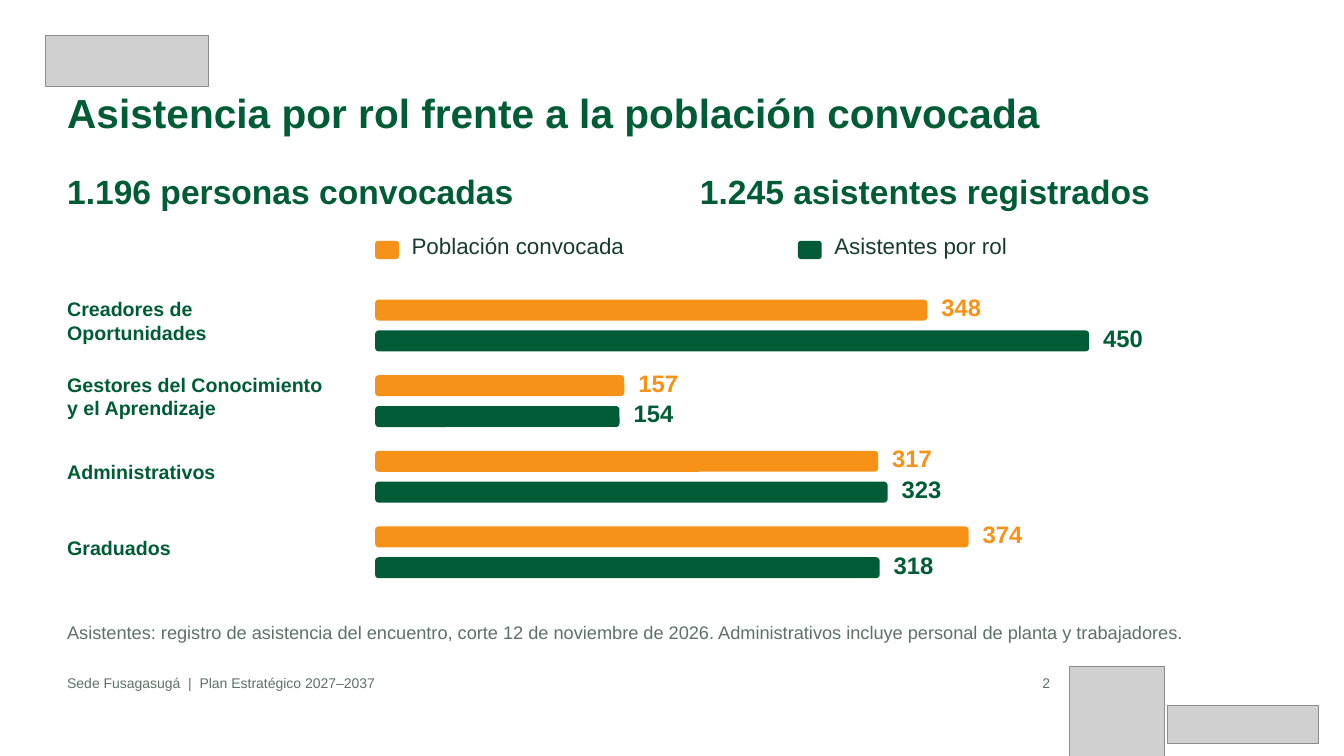
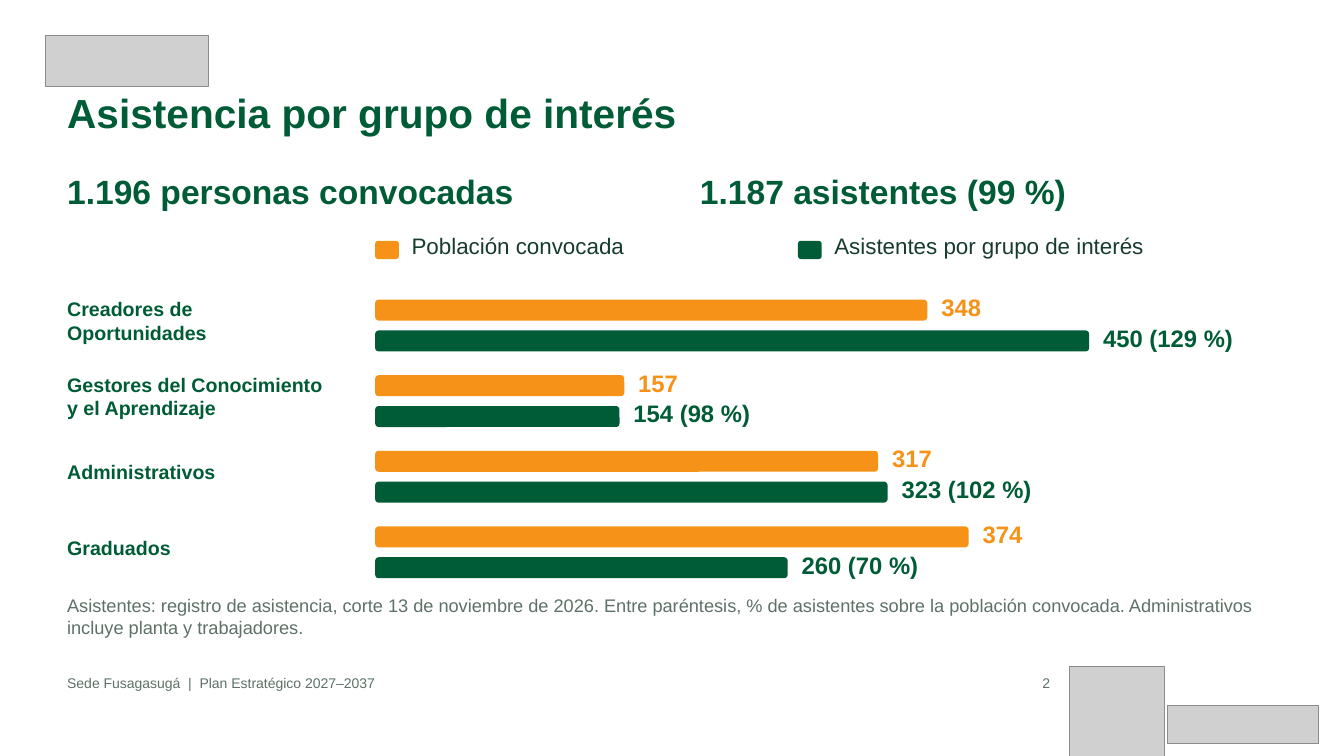
Before and after one commit to Nicolaserd/Planeacion_estrategica_transformaciones_temas, a slide deck: slide 2 of flujo_bert_jev/informe/presentacionresumida/Presentacion_Sede_Fusagasuga_Resumen.pptx. Drawn at 1344x756 pixels with LibreOffice and Linux fonts; fonts in the diff are those of the drawing; grey boxes stand for pictures; background and template pictures are left out. Boxes give left, top, right and bottom in pixels: in the first picture for what was removed or moved away, otherwise in the second. Text is boxed around its words. In the diff, an @@ line names an element or a change of style, - is before the commit and + after.

```diff
--- a/flujo_bert_jev/informe/presentacionresumida/Presentacion_Sede_Fusagasuga_Resumen.pptx
+++ b/flujo_bert_jev/informe/presentacionresumida/Presentacion_Sede_Fusagasuga_Resumen.pptx
@@ text at (x1=67, y1=98, x2=676, y2=136): text changed @@
-Asistencia por rol frente a la población convocada
+Asistencia por grupo de interés
@@ text at (x1=700, y1=179, x2=1016, y2=211): text changed @@
-1.245 asistentes registrados
+1.187 asistentes (99 %)
@@ text at (x1=834, y1=237, x2=1143, y2=259): text changed @@
-Asistentes por rol
+Asistentes por grupo de interés
@@ text at (x1=1103, y1=329, x2=1197, y2=352): text changed @@
-450
+450 (129 %)
@@ text at (x1=633, y1=404, x2=714, y2=427): text changed @@
-154
+154 (98 %)
@@ text at (x1=902, y1=480, x2=996, y2=503): text changed @@
-323
+323 (102 %)
@@ rounded rectangle resized from (x1=375, y1=558, x2=880, y2=579) to (x1=375, y1=558, x2=787, y2=579) @@
@@ text at (x1=802, y1=556, x2=882, y2=579): text changed @@
-318
+260 (70 %)
@@ text at (x1=67, y1=598, x2=1252, y2=638): text changed @@
-Asistentes: registro de asistencia del encuentro, corte 12 de noviembre de 2026. Administrativos incluye personal de planta y trabajadores.
+Asistentes: registro de asistencia, corte 13 de noviembre de 2026. Entre paréntesis, % de asistentes sobre la población convocada. Administrativos incluye planta y trabajadores.
```
Also in this commit, not shown: 2 other slides changed, 7 other files.
